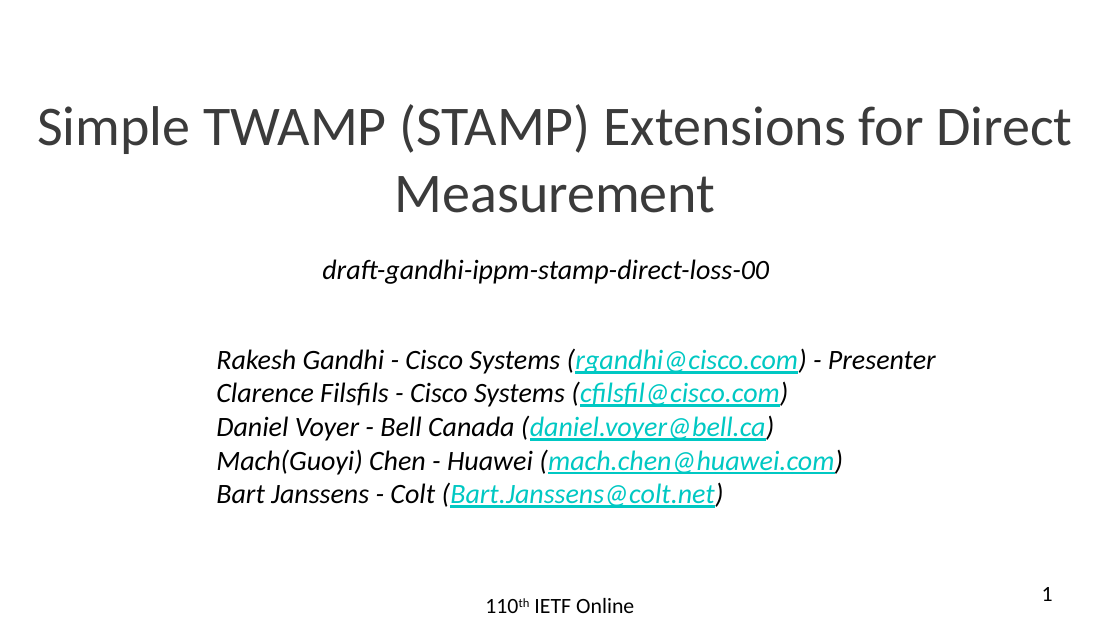
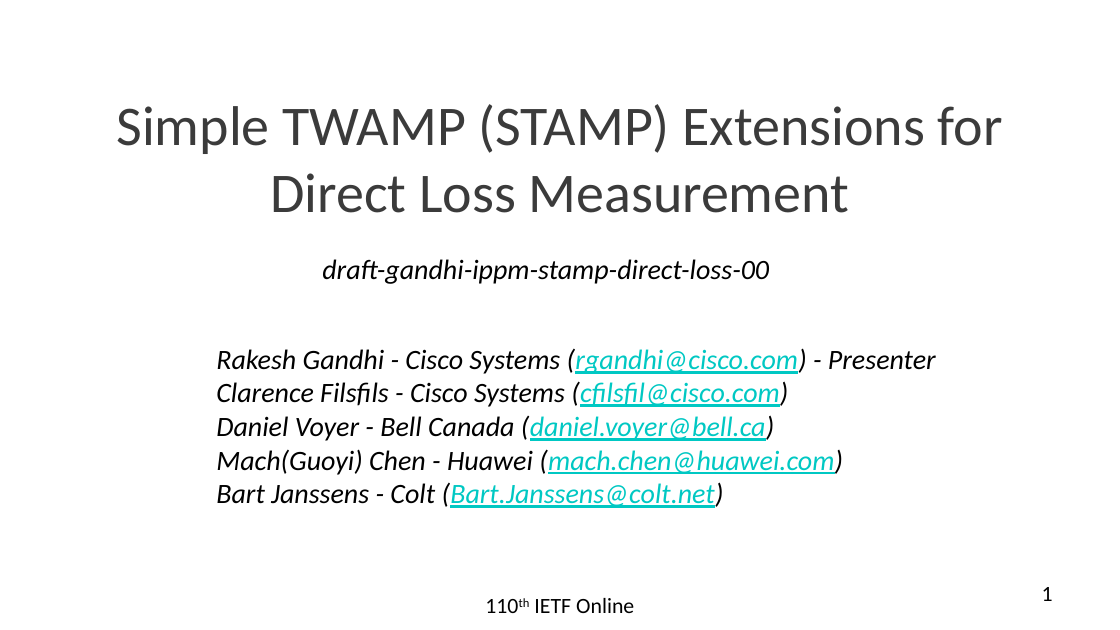
Before and after one commit to rakgandhi/ietf-slides, a slide deck: slide 1 of draft-gandhi-ippm-stamp-direct-loss-00.pptx. Drawn at 1120x630 pixels with LibreOffice and Linux fonts; fonts in the diff are those of the drawing. Boxes give left, top, right and bottom in pixels: in the first picture for what was removed or moved away, otherwise in the second. Text is boxed around its words. In the diff, an @@ line names an element or a change of style, - is before the commit and + after.

```diff
--- a/draft-gandhi-ippm-stamp-direct-loss-00.pptx
+++ b/draft-gandhi-ippm-stamp-direct-loss-00.pptx
@@ title at (x1=116, y1=104, x2=1003, y2=213): text changed @@
-Simple TWAMP (STAMP) Extensions for Direct Measurement
+Simple TWAMP (STAMP) Extensions for Direct Loss Measurement
```
Also in this commit, not shown: 5 other slides changed, 1 other file.
